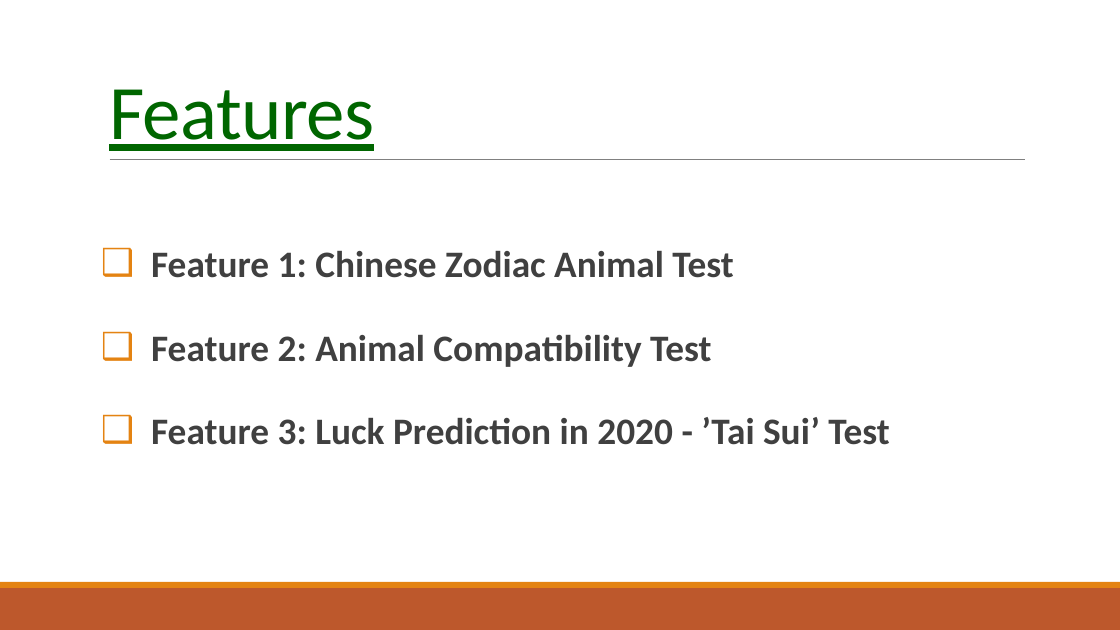
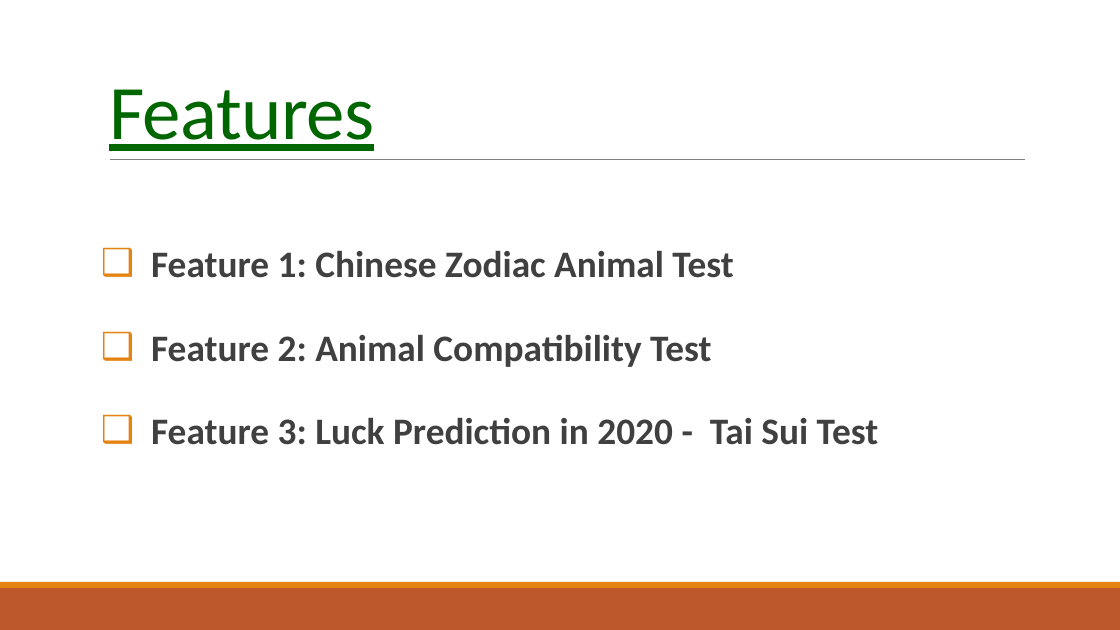
Before and after one commit to EllieChen-Git/Oriental-Zodiac-Patronus, a slide deck: slide 3 of Oriental Zodiac Patronu.pptx. Drawn at 1120x630 pixels with LibreOffice and Linux fonts; fonts in the diff are those of the drawing. Boxes give left, top, right and bottom in pixels: in the first picture for what was removed or moved away, otherwise in the second. Text is boxed around its words. In the diff, an @@ line names an element or a change of style, - is before the commit and + after.

```diff
--- a/Oriental Zodiac Patronu.pptx
+++ b/Oriental Zodiac Patronu.pptx
@@ text at <box>151,418,878,445</box>: text changed @@
-❑ Feature 3: Luck Prediction in 2020 - ’Tai Sui’ Test
+❑ Feature 3: Luck Prediction in 2020 - Tai Sui Test
```
Also in this commit, not shown: 3 other slides changed, 6 other files.
